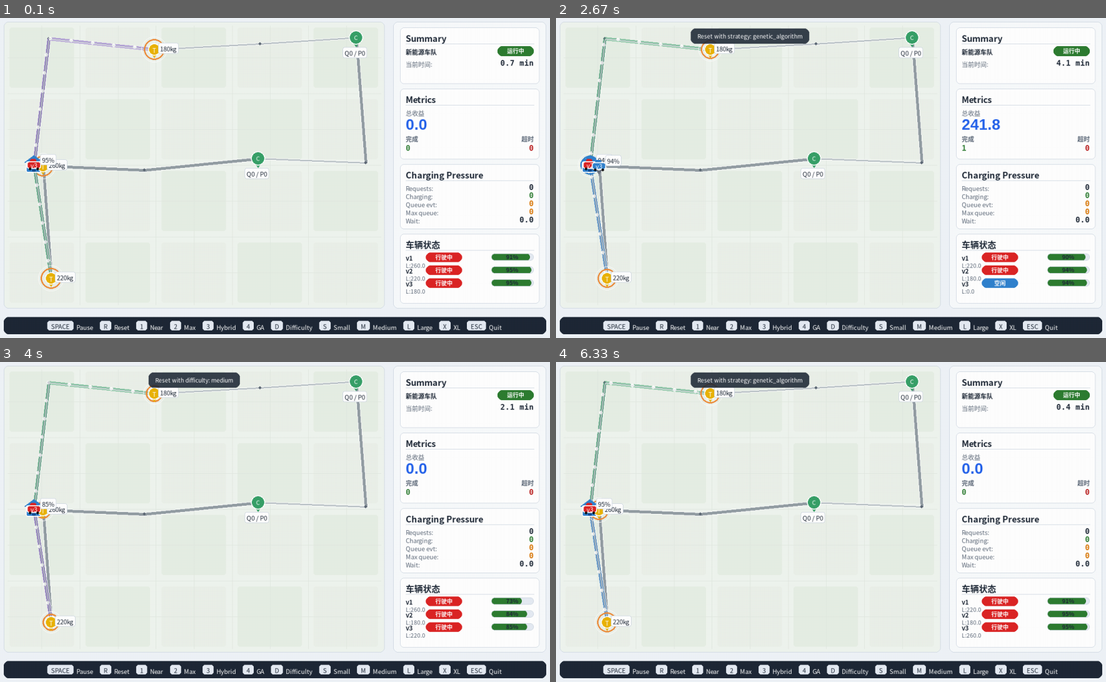
Above: before the commit, frames 1-4 (two rows, left to right).
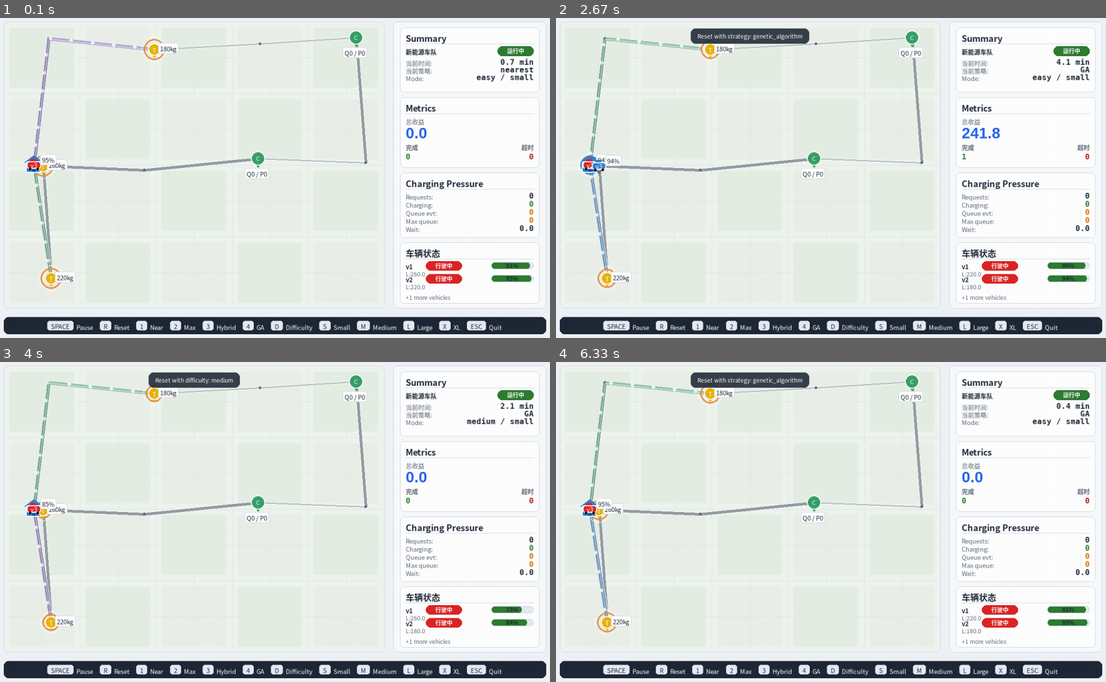
Above: after the commit, the same moments.

Repository: Ltyyyyy0429/Data-Structure-Course-Design
Game: pygame game, started from ui/simulator_app.py
Same seed, same stepped clock (60 frames per second), same inputs: the game is played once before the commit and once after it.
Inputs:
- Up to frame 1 (0.1 s): no input
- Up to frame 2 (2.67 s): tap 4 at 0.33, 0.82, 2.15 s; hold D 0.67-1.13 s; hold D 1.17-1.63 s; hold S 1.67-1.97 s; tap 3 at 1.82 s; hold D 2-2.63 s
- Up to frame 3 (4 s): hold S 2.67-3.03 s; tap Space at 3.07, 3.4 s; hold D from 3.73 s (still down)
- Up to frame 4 (6.33 s): release D at 4.2 s; hold S 4.73-5.03 s; tap 4 at 4.88, 6.28 s; hold D 5.07-5.7 s; hold S 5.73-6.1 s; tap 3 at 5.88 s; hold D from 6.13 s (still down)

The runs differ from the first frame. In frame 1, 3.9% of the frame differs, in the area x 72-98%, y 12-89%; in frame 2, 4.0%; in frame 3, 3.9%; in frame 4, 3.9%.

Commit message:
fix: keep difficulty visible in pygame summary panel

Diff:
--- a/ui/pygame_app.py
+++ b/ui/pygame_app.py
@@ -1283,21 +1283,40 @@
     badge_rect = pygame.Rect(inner.right - badge_w, inner.top - scale_px(1, 1, 2), badge_w, badge_h)
     draw_status_badge(surface, run_label, fonts, badge_rect, WARNING if paused else SUCCESS)
 
-    row_h = max(scale_px(19, 19, 23), fonts.body.get_height() + scale_px(4, 4, 6))
-    y = inner.top + scale_px(26, 26, 30)
-    y = draw_metric_row(surface, labels["time"], f"{safe_get_metric(metrics, 'current_time', 0)} min", fonts, inner, y, line_height=row_h) or y
-    strategy = shorten_text(safe_get_metric(metrics, "strategy", "-"), 12)
-    y = draw_metric_row(surface, labels["strategy"], strategy, fonts, inner, y, line_height=row_h) or y
     difficulty = safe_get_metric(metrics, "difficulty", None)
     scale = safe_get_metric(metrics, "scale", "-")
+    strategy = shorten_text(safe_get_metric(metrics, "strategy", "-"), 12)
+    summary_rows = [
+        (labels["time"], f"{safe_get_metric(metrics, 'current_time', 0)} min", 14),
+        (labels["strategy"], strategy, 14),
+    ]
     if difficulty is not None:
         mode_value = f"{shorten_text(difficulty, 7)} / {shorten_text(scale, 8)}"
-        y = draw_metric_row(surface, "Mode", mode_value, fonts, inner, y, line_height=row_h, value_chars=18) or y
+        summary_rows.append(("Mode", mode_value, 18))
     else:
-        y = draw_metric_row(surface, labels["scale"], scale, fonts, inner, y, line_height=row_h) or y
+        summary_rows.append((labels["scale"], scale, 14))
     vehicle_count = safe_get_metric(metrics, "vehicle_count", None)
     if vehicle_count is not None:
-        draw_metric_row(surface, labels["vehicle_count"], vehicle_count, fonts, inner, y, line_height=row_h)
+        summary_rows.append((labels["vehicle_count"], vehicle_count, 10))
+
+    y = inner.top + scale_px(24, 22, 28)
+    available_h = max(1, inner.bottom - y)
+    default_row_h = max(scale_px(18, 18, 22), fonts.body.get_height() + scale_px(3, 3, 5))
+    row_h = min(default_row_h, max(scale_px(16, 16, 19), available_h // max(1, len(summary_rows))))
+    for label, value, value_chars in summary_rows:
+        next_y = draw_metric_row(
+            surface,
+            label,
+            value,
+            fonts,
+            inner,
+            y,
+            line_height=row_h,
+            value_chars=value_chars,
+        )
+        if next_y is None:
+            break
+        y = next_y
 
 
 def draw_metrics_card(surface: pygame.Surface, rect: pygame.Rect, metrics: Dict, fonts: FontSet, labels: Dict) -> None:
@@ -1412,7 +1431,7 @@
     card_w = PANEL_RECT.width - panel_padding * 2
     gap = scale_px(10, 10, 14)
 
-    summary_rect = pygame.Rect(x, y, card_w, scale_px(118, 118, 150))
+    summary_rect = pygame.Rect(x, y, card_w, scale_px(136, 136, 164))
     draw_summary_card(surface, summary_rect, metrics, fonts, labels, paused)
 
     y += summary_rect.height + gap
